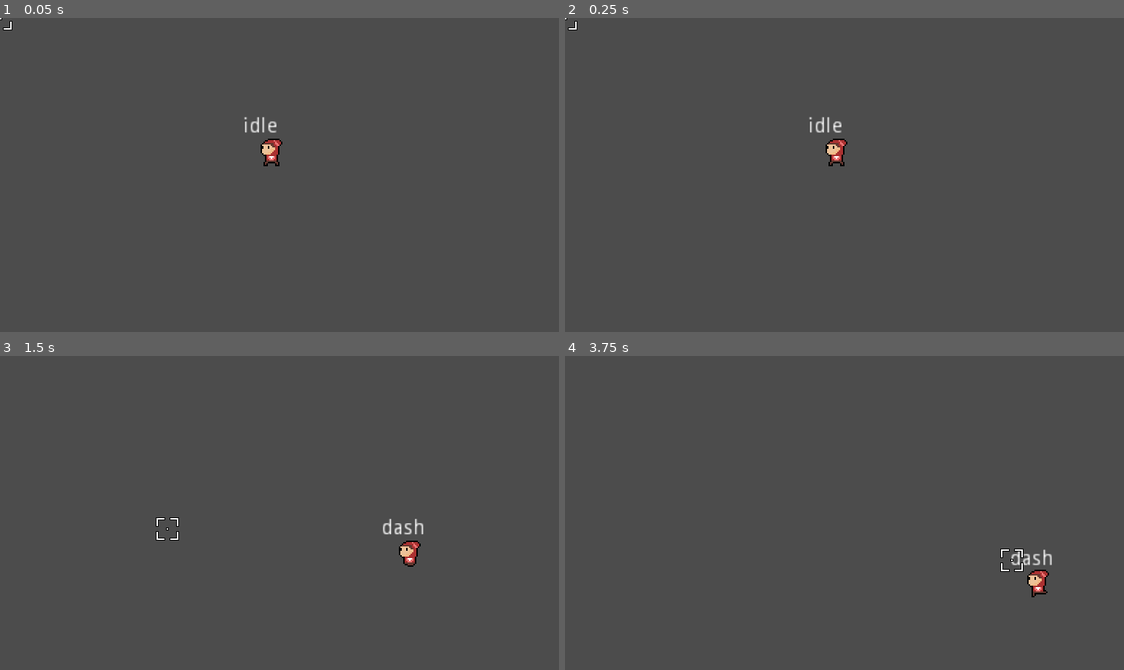
Above: before the commit, frames 1-4 (two rows, left to right).
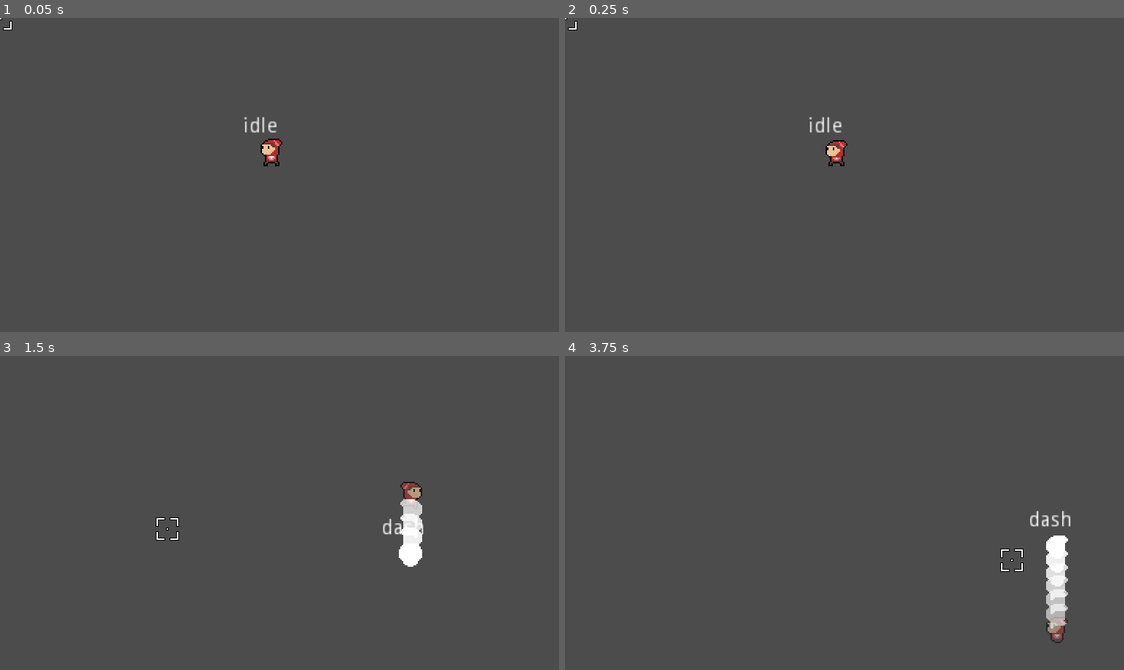
Above: after the commit, the same moments.

Repository: Boyquotes/Shadow
Game: Godot game, scene res://Main World.tscn
The game is run twice, just before and just after one commit, with the same random seed, the same clock (stepped at 60 frames per second) and the same inputs.
Inputs (mouse positions are in pixels of both pictures, inside the frame that each line leads up to):
- Up to frame 1 (0.05 s): no input
- Up to frame 2 (0.25 s): no input
- Up to frame 3 (1.5 s): move the mouse to (402, 497) at 0.52 s; hold D (move_right) 0.53-1.28 s; hold Space (dash) 0.53-1.28 s; move the mouse to (167, 528) at 1.27 s; hold S (move_down) from 1.28 s (still down); tap Space (dash) at 1.35 s
- Up to frame 4 (3.75 s): move the mouse to (900, 443) at 2.02 s; release S (move_down) at 2.03 s; hold D (move_right) 2.03-2.78 s; hold Space (dash) 2.03-2.78 s; tap Enter at 2.75 s; move the mouse to (816, 575) at 2.77 s; hold W (move_up) 2.78-3.53 s; tap Space (dash) at 2.85 s; move the mouse to (1012, 560) at 3.52 s; hold A (move_left) from 3.53 s (still down); hold Space (dash) from 3.53 s (still down)

Frame 1 is identical in both runs. In frame 2, less than 0.1% of the frame differs, in the area x 46-51%, y 38-45%; in frame 3, 0.9%; in frame 4, 1.6%, in the area x 79-91%, y 49-92%.

Commit message:
Dash Animation added

Diff:
--- /dev/null
+++ b/Ghost.gd
@@ -0,0 +1,8 @@
+extends Sprite
+
+func _ready():
+	$alpha_tween.interpolate_property(self, "modulate", Color(1,1,1,1), Color(1,1,1,0), .6, Tween.TRANS_SINE, Tween.EASE_OUT)
+	$alpha_tween.start()
+
+func _on_alpha_tween_tween_completed(object, key):
+	queue_free()
--- /dev/null
+++ b/Ghost.tscn
@@ -0,0 +1,9 @@
+[gd_scene load_steps=2 format=2]
+
+[ext_resource path="res://Ghost.gd" type="Script" id=1]
+
+[node name="Ghost" type="Sprite"]
+script = ExtResource( 1 )
+
+[node name="alpha_tween" type="Tween" parent="."]
+[connection signal="tween_completed" from="alpha_tween" to="." method="_on_alpha_tween_tween_completed"]
--- a/Player.gd
+++ b/Player.gd
@@ -11,7 +11,7 @@
 var dash_velocity = 10 * 30
 var move_input : Vector2
 var facing := Vector2.RIGHT
-var dash_duration = 0.4
+var dash_duration = 0.3
 
 onready var animationPlayer = $AnimationPlayer
 
@@ -52,6 +52,14 @@
 	velocity = velocity.linear_interpolate(Vector2.ZERO, 0.005)
 
 func dash():
+	if move_input < Vector2.ZERO:
+		body.scale.x = -1
+		hand_pivot.scale.y = body.scale.x
+		animationPlayer.play("dash")
+
+	else:
+		animationPlayer.play("dash")
+
 	dash_tween.interpolate_property(body, "position:y", 0, \
 			dash_duration / 2.0, Tween.TRANS_SINE, Tween.EASE_OUT)
 	dash_tween.interpolate_property(body, "position:y", 0, \
@@ -63,5 +71,21 @@
 	velocity = facing * dash_velocity
 
 func _on_dash_finished():
+	$DashTimer.stop()
 	emit_signal("dash_finished")
 	##hitbox_collision.disabled = false
+
+
+func _on_DashTimer_timeout():
+		$DashTimer.start()
+		var this_ghost = preload("res://Ghost.tscn").instance()
+		#give the ghost a parent
+		this_ghost.position = position
+		this_ghost.texture = $Body.texture
+		this_ghost.vframes = $Body.vframes
+		this_ghost.hframes = $Body.hframes
+		this_ghost.frame = $Body.frame
+		if move_input < Vector2.ZERO:
+			this_ghost.scale.x = -1
+			hand_pivot.scale.y = this_ghost.scale.x
+		get_parent().add_child(this_ghost)
--- a/Player.tscn
+++ b/Player.tscn
@@ -8,8 +8,23 @@
 extents = Vector2( 5.38662, 3.76347 )
 
 [sub_resource type="Animation" id=2]
-resource_name = "idle"
-length = 0.3
+resource_name = "dash"
+length = 0.4
+tracks/0/type = "value"
+tracks/0/path = NodePath("Body:frame")
+tracks/0/interp = 1
+tracks/0/loop_wrap = true
+tracks/0/imported = false
+tracks/0/enabled = true
+tracks/0/keys = {
+"times": PoolRealArray( 0, 0.1, 0.2, 0.3 ),
+"transitions": PoolRealArray( 1, 1, 1, 1 ),
+"update": 1,
+"values": [ 7, 8, 9, 10 ]
+}
+
+[sub_resource type="Animation" id=3]
+length = 0.6
 loop = true
 tracks/0/type = "value"
 tracks/0/path = NodePath("Body:frame")
@@ -18,14 +33,13 @@
 tracks/0/imported = false
 tracks/0/enabled = true
 tracks/0/keys = {
-"times": PoolRealArray( 0, 0.1, 0.2 ),
-"transitions": PoolRealArray( 1, 1, 1 ),
+"times": PoolRealArray( 0, 0.1, 0.2, 0.3, 0.4, 0.5 ),
+"transitions": PoolRealArray( 1, 1, 1, 1, 1, 1 ),
 "update": 1,
-"values": [ 0, 1, 2 ]
+"values": [ 0, 0, 1, 1, 2, 2 ]
 }
 
-[sub_resource type="Animation" id=3]
-resource_name = "run"
+[sub_resource type="Animation" id=4]
 length = 0.4
 loop = true
 tracks/0/type = "value"
@@ -49,8 +63,8 @@
 
 [node name="Body" type="Sprite" parent="."]
 texture = ExtResource( 3 )
-hframes = 7
-frame = 3
+hframes = 11
+frame = 10
 
 [node name="StateLabel" type="Label" parent="."]
 margin_left = -20.25
@@ -70,10 +84,15 @@
 shape = SubResource( 1 )
 
 [node name="AnimationPlayer" type="AnimationPlayer" parent="."]
-anims/idle = SubResource( 2 )
-anims/run = SubResource( 3 )
+anims/dash = SubResource( 2 )
+anims/idle = SubResource( 3 )
+anims/run = SubResource( 4 )
 
 [node name="Tweens" type="Node" parent="."]
 
 [node name="DashTween" type="Tween" parent="Tweens"]
+
+[node name="DashTimer" type="Timer" parent="."]
+wait_time = 0.02
 [connection signal="dash_finished" from="." to="StateMachine" method="_on_Player_dash_finished"]
+[connection signal="timeout" from="DashTimer" to="." method="_on_DashTimer_timeout"]
--- a/PlayerFSM.gd
+++ b/PlayerFSM.gd
@@ -13,6 +13,8 @@
 		if state in [states.run]:
 			parent.dash()
 			set_state(states.dash)
+		if state == states.dash:
+			parent._on_DashTimer_timeout()
 
 func _state_logic(delta):
 	match state:
Binary file added: Art/Character Sprites/sPlayer_idle-Sheet.aseprite
Binary file changed: Art/Character Sprites/sPlayer_idle-Sheet.png
Binary file changed: Art/Character Sprites/sPlayer_idle.aseprite
Not shown: 1 places in Player.tscn that only renumber resources
